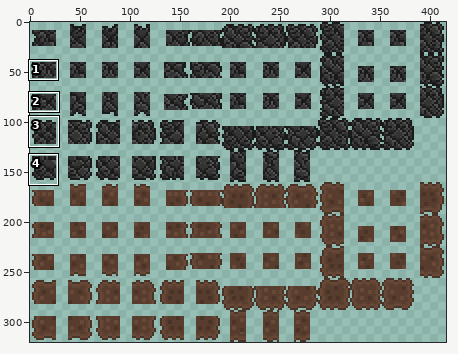
A sprite sheet gets an edit: assets/sprites/walls/Walls.png. The picture above shows the old version from afar; the outline marks the close-up.
Close-up. As it was:
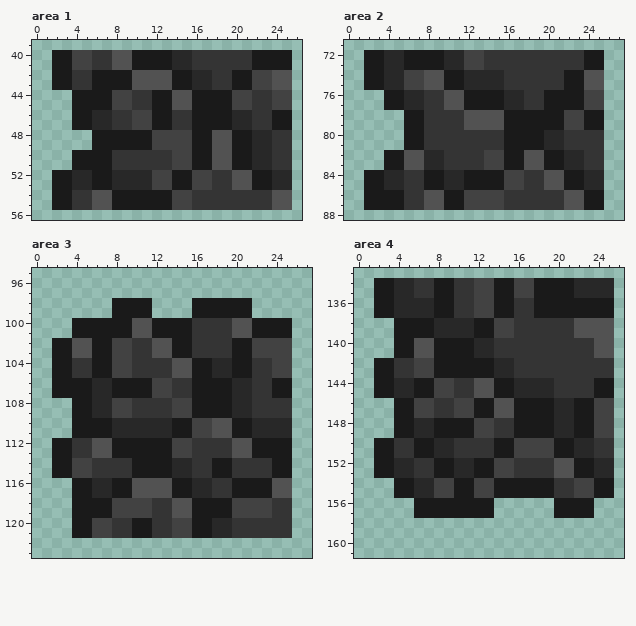
The file is 416x320 pixels. Colours within 5 levels of each other are drawn and written as one. Shown: area 1: x 0..26, y 39..56; area 2: x 0..27, y 71..88; area 3: x 0..27, y 95..123; area 4: x 0..26, y 133..161. The commit also changed other parts of the picture, which this record leaves out.
The result:
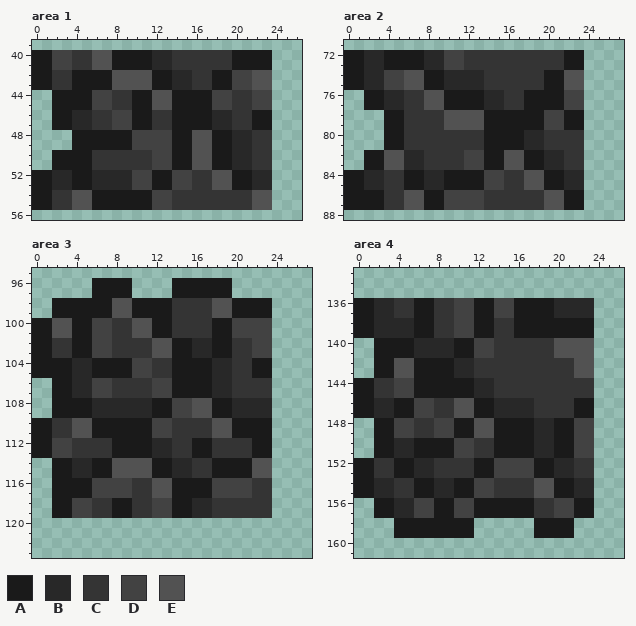
Palette (. is transparent): A #1a1a1a  B #282828  C #343434  D #424242  E #525252
What changed:
Area 1:
y 40..41: x 0..9 ..AADDCCEE -> AADDCCEEAA; x 12..15 AABB -> BBCC; x 20..21 CC -> AA; x 24..25 AA -> ..
y 42..43: x 0..5 ..AACC -> AACCAA; x 8..9 AA -> EE; x 12..25 EEAABBCCAADDEE -> AABBCCAADDEE..
y 44..45: x 2..3 .. -> AA; x 6..15 AADDCCAAEE -> DDCCAAEEAA; x 18..25 AADDCCDD -> DDCCDD..
y 46..47: x 2..15 ..AABBCCDDAACC -> AABBCCDDAACCAA; x 18..25 AABBCCAA -> BBCCAA..
y 48..49: x 4..5 .. -> AA; x 10..11 AA -> DD; x 14..25 DDAAEEAABBCC -> AAEEAABBCC..
y 50..51: x 2..3 .. -> AA; x 6..7 AA -> CC; x 12..25 CCDDAAEEAABBCC -> DDAAEEAABBCC..
y 52..53: x 0..7 ..AABBAA -> AABBAABB; x 10..25 BBDDAADDCCEEAABB -> DDAADDCCEEAABB..
y 54..55: x 0..7 ..AACCEE -> AACCEEAA; x 12..15 AADD -> DDCC; x 22..25 CCEE -> EE..
Area 2:
y 72..73: x 0..5 ..AABB -> AABBAA; x 8..13 AABBDD -> BBDDCC; x 22..25 CCAA -> AA..
y 74..75: x 0..11 ..AABBDDEEAA -> AABBDDEEAABB; x 14..15 BB -> CC; x 20..25 CCAAEE -> AAEE..
y 76..77: x 2..11 ..AABBCCEE -> AABBCCEEAA; x 14..19 AABBCC -> BBCCAA; x 22..25 AADD -> DD..
y 78..79: x 4..7 ..AA -> AACC; x 10..11 CC -> EE; x 14..15 EE -> AA; x 20..25 AADDAA -> DDAA..
y 80..81: x 4..7 ..AA -> AACC; x 14..15 CC -> AA; x 18..21 AABB -> BBCC; x 24..25 CC -> ..
y 82..83: x 2..9 ..AAEEBB -> AAEEBBCC; x 12..25 CCDDAAEEAABBCC -> DDAAEEAABBCC..
y 84..85: x 0..11 ..AABBCCAABB -> AABBCCAABBAA; x 14..25 AADDCCEEAABB -> DDCCEEAABB..
y 86..87: x 0..1 .. -> AA; x 4..11 AACCEEAA -> CCEEAADD; x 14..15 DD -> CC; x 20..25 CCEEAA -> EEAA..
Area 3:
y 96..97: x 6..9 .... -> AAAA; x 14..19 ...... -> AAAAAA
y 98..99: x 2..9 ......AA -> AAAAAAEE; x 12..19 ....AAAA -> AACCCCEE; x 22..23 .. -> AA
y 100..101: x 0..3 .... -> AAEE; x 6..9 AAAA -> DDCC; x 14..15 AA -> CC; x 18..25 CCEEAAAA -> AADDDD..
y 102..103: x 0..9 ..AAEEAADD -> AACCAADDCC; x 16..21 CCCCAA -> BBAACC; x 24..25 DD -> ..
y 104..105: x 0..1 .. -> AA; x 4..5 CC -> BB; x 8..11 DDCC -> AADD; x 14..15 EE -> AA; x 20..25 AACCDD -> CCAA..
y 106..107: x 4..11 AABBAAAA -> BBDDCCCC; x 14..15 CC -> AA; x 18..21 AABB -> BBCC; x 24..25 AA -> ..
y 108..109: x 2..3 .. -> AA; x 8..13 DDCCCC -> BBBBAA; x 16..17 AA -> EE; x 22..25 CCCC -> BB..
y 110..111: x 0..5 ....AA -> AACCEE; x 8..17 BBBBBBAADD -> AAAADDCCCC; x 22..25 BBBB -> AA..
y 112..113: x 0..3 ..AA -> AADD; x 6..7 EE -> CC; x 12..17 AADDCC -> BBCCAA; x 20..21 EE -> CC; x 24..25 AA -> ..
y 114..115: x 4..11 DDCCCCAA -> BBAAEEEE; x 20..25 CCCCAA -> AAEE..
y 116..117: x 2..3 .. -> AA; x 6..11 BBAAEE -> DDDDCC; x 16..25 BBCCAAAAEE -> AADDDDCC..
y 118..119: x 2..25 ..AAAADDDDCCEEAAAADDDDCC -> AADDCCAACCDDAABBCCCCCC..
y 120..121: x 4..25 AADDCCAACCDDAABBCCCCCC -> ......................
Area 4:
y 134..135: x 2..25 AABBCCAACCDDAADDAAAABBBB -> ........................
y 136..137: x 0..17 ..AABBBBAACCDDAACC -> AABBCCAACCDDAADDAA; x 20..25 AAAAAA -> BBBB..
y 138..139: x 0..5 ....AA -> AABBBB; x 8..11 BBBB -> CCDD; x 14..25 DDCCCCCCEEEE -> CCAAAAAAAA..
y 140..141: x 2..3 .. -> AA; x 6..9 EEAA -> BBBB; x 12..13 BB -> DD; x 20..25 CCCCEE -> EEEE..
y 142..143: x 4..7 CCDD -> EEAA; x 10..15 AAAABB -> BBCCCC; x 22..25 CCCC -> EE..
y 144..145: x 0..5 ..AABB -> AACCDD; x 8..19 DDCCEEAABBBB -> AAAABBCCCCCC; x 24..25 AA -> ..
y 146..147: x 0..3 .... -> AABB; x 10..11 DD -> EE; x 14..21 EEAAAABB -> BBBBCCCC; x 24..25 DD -> ..
y 148..149: x 2..9 ..AABBAA -> AADDCCDD; x 12..15 DDCC -> EEAA; x 18..25 AABBAADD -> BBAADD..
y 150..151: x 4..5 CC -> BB; x 8..11 BBCC -> AADD; x 16..19 DDDD -> AABB; x 22..25 BBCC -> DD..
y 152..153: x 0..11 ..AABBCCAABB -> AACCAABBCCCC; x 16..25 CCCCEEAABB -> DDAABBCC..
y 154..155: x 0..9 ....AABBDD -> AABBCCAABB; x 14..25 AAAAAACCDDAA -> CCCCEEAABB..
y 156..157: x 2..7 ....AA -> AABBDD; x 10..11 AA -> DD; x 14..21 ......AA -> AAAACCDD
y 158..159: x 4..11 ........ -> AAAAAAAA; x 18..21 .... -> AAAA
Changed places in both close-ups, as pixel boxes (x1, y1, x2, y2):
changed: (32, 50, 292, 210)
changed: (344, 50, 604, 210)
changed: (32, 278, 292, 538)
changed: (354, 278, 614, 538)
